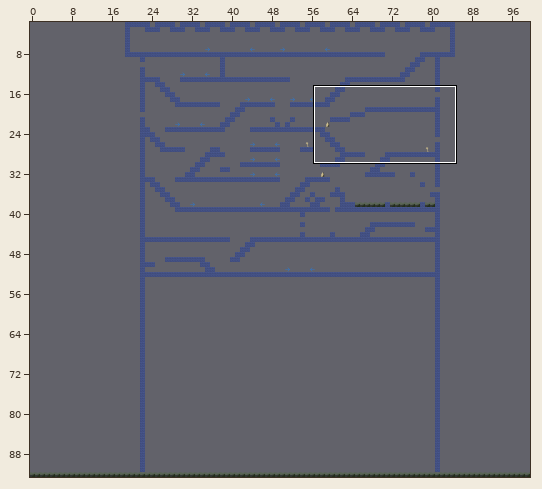
Tiled map (JSON), stored at assets/maps/level.json. The picture above shows the old version from afar; the outline marks the close-up.
Close-up. Before the edit:
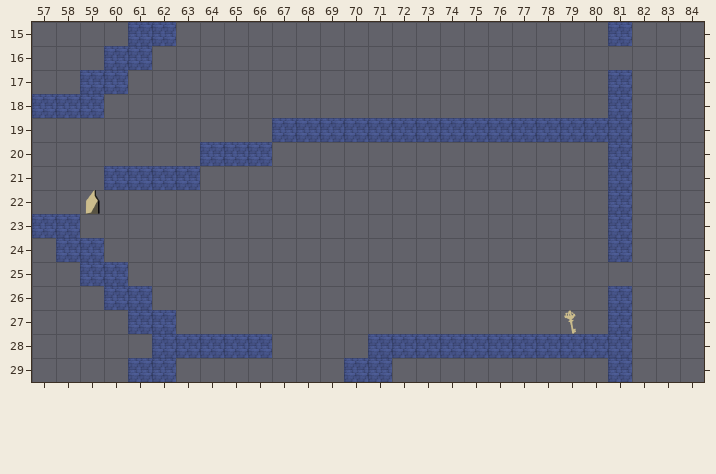
Cells are 64x64 px. Shown: x 57..84, y 15..29. The commit also changed other parts of the map, which this record leaves out.
The result:
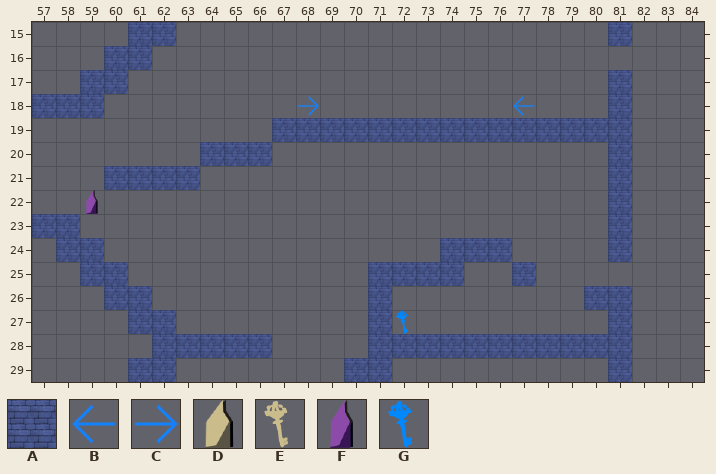
Key: from "_bloodnight": A 0, B 1, C 2, D 4, E 5, F 6, G 11.
_ is an empty cell.
Changes in this commit:
{"where": "layer \"World\""}
{"y":18,"x":68,"old":"_","new":"C"}
{"y":18,"x":77,"old":"_","new":"B"}
{"y":22,"x":59,"old":"D","new":"F"}
{"y":24,"x":74,"old":"___","new":"AAA"}
{"y":25,"x":71,"old":"____","new":"AAAA"}
{"y":25,"x":77,"old":"_","new":"A"}
{"y":26,"x":71,"old":"_","new":"A"}
{"y":26,"x":80,"old":"_","new":"A"}
{"y":27,"x":71,"old":"__","new":"AG"}
{"y":27,"x":79,"old":"E","new":"_"}
